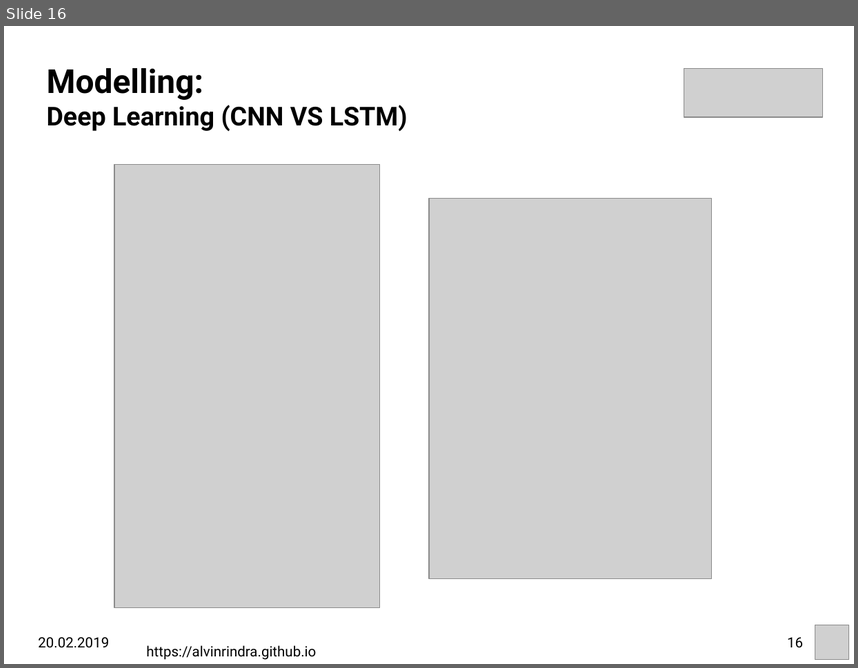
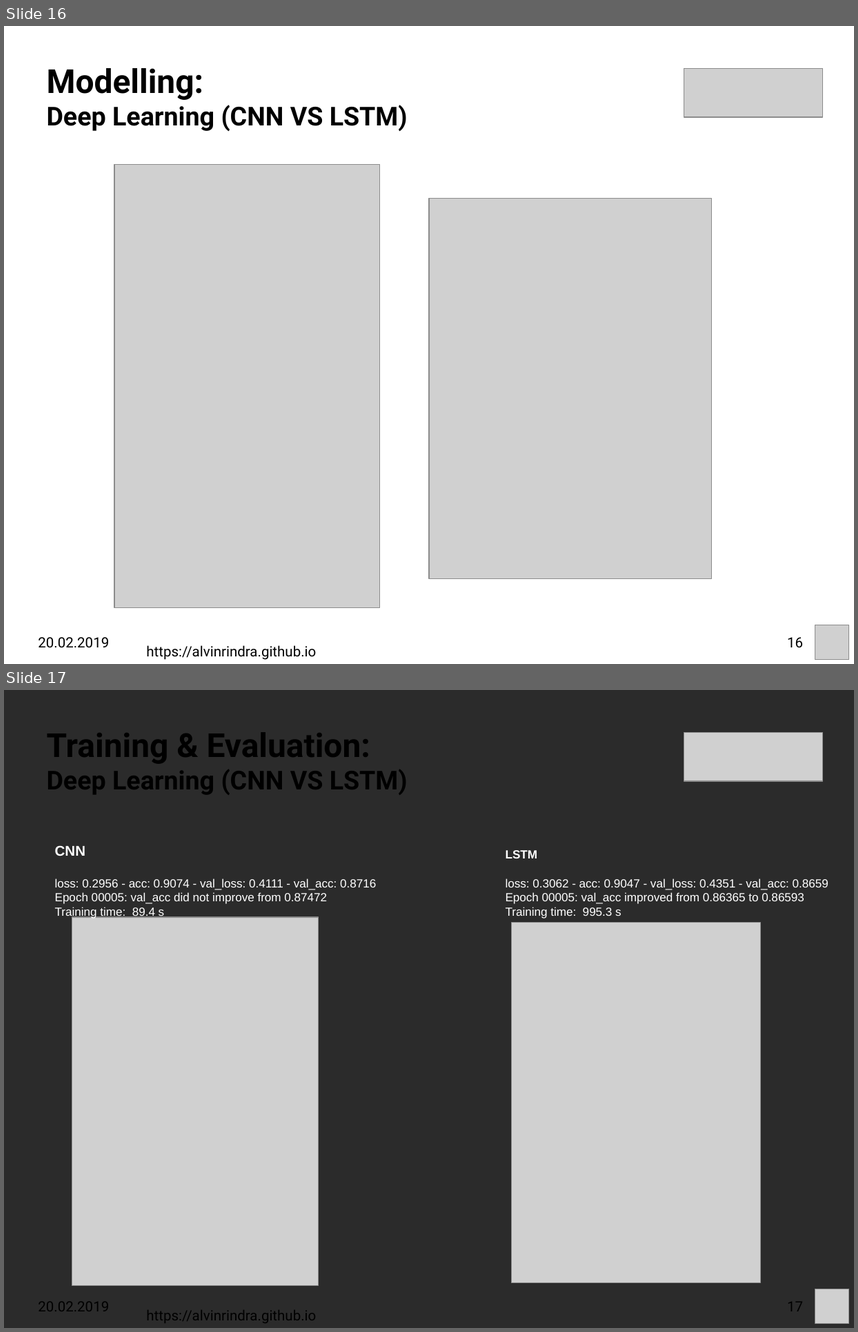
Before and after one commit to alvinrindra/alvinrindra.github.io, a slide deck: impress/ginkgo-analytics/Fazrie_DataCase_Talk.odp. Shown one above the other, each under a label of ours: slide 16 before the commit, slides 16 and 17 after it. The pictures are 858x668 and 858x1332 pixels, drawn with LibreOffice and Linux fonts; fonts in the diff are those of the drawing; grey boxes stand for pictures; background and template pictures are left out; a plain dark background stands for a picture behind light text. Boxes give left, top, right and bottom in pixels: in the first picture for what was removed or moved away, otherwise in the second. Text is boxed around its words. In the diff, an @@ line names an element or a change of style, - is before the commit and + after.

```diff
--- a/impress/ginkgo-analytics/Fazrie_DataCase_Talk.odp
+++ b/impress/ginkgo-analytics/Fazrie_DataCase_Talk.odp
@@ slide 17 added at bbox=[4, 690, 854, 1328], background picture (left out) @@
@@ text added at bbox=[47, 732, 408, 795], 22 pt, text #000000, bold @@
+Training & Evaluation:
+Deep Learning (CNN VS LSTM)
@@ picture added at bbox=[684, 733, 822, 781] @@
@@ text added at bbox=[55, 845, 376, 918], 10 pt, text #FFFFFF @@
+CNN
+loss: 0.2956 - acc: 0.9074 - val_loss: 0.4111 - val_acc: 0.8716
+Epoch 00005: val_acc did not improve from 0.87472
+Training time: 89.4 s
@@ text added at bbox=[506, 850, 829, 918], 10 pt, text #FFFFFF @@
+LSTM
+loss: 0.3062 - acc: 0.9047 - val_loss: 0.4351 - val_acc: 0.8659
+Epoch 00005: val_acc improved from 0.86365 to 0.86593
+Training time: 995.3 s
@@ picture added at bbox=[72, 917, 319, 1285] @@
@@ picture added at bbox=[512, 922, 760, 1283] @@
@@ picture added at bbox=[815, 1288, 849, 1323] @@
@@ text added at bbox=[38, 1301, 109, 1311], 12 pt, text #000000 @@
+20.02.2019
@@ text added at bbox=[146, 1310, 316, 1323], 12 pt, text #000000 @@
+https://alvinrindra.github.io
@@ page number added at bbox=[787, 1301, 803, 1311], 12 pt, text #000000 @@
+17
```
Also in this commit, not shown: 2 slides changed, 3 other slides added, 1 other file.
